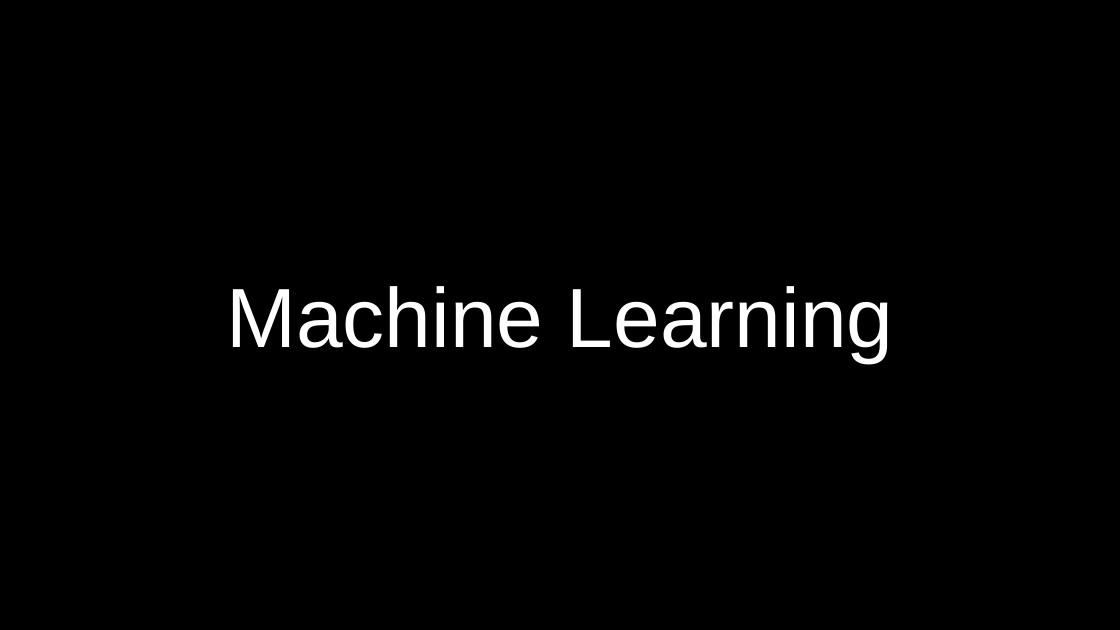
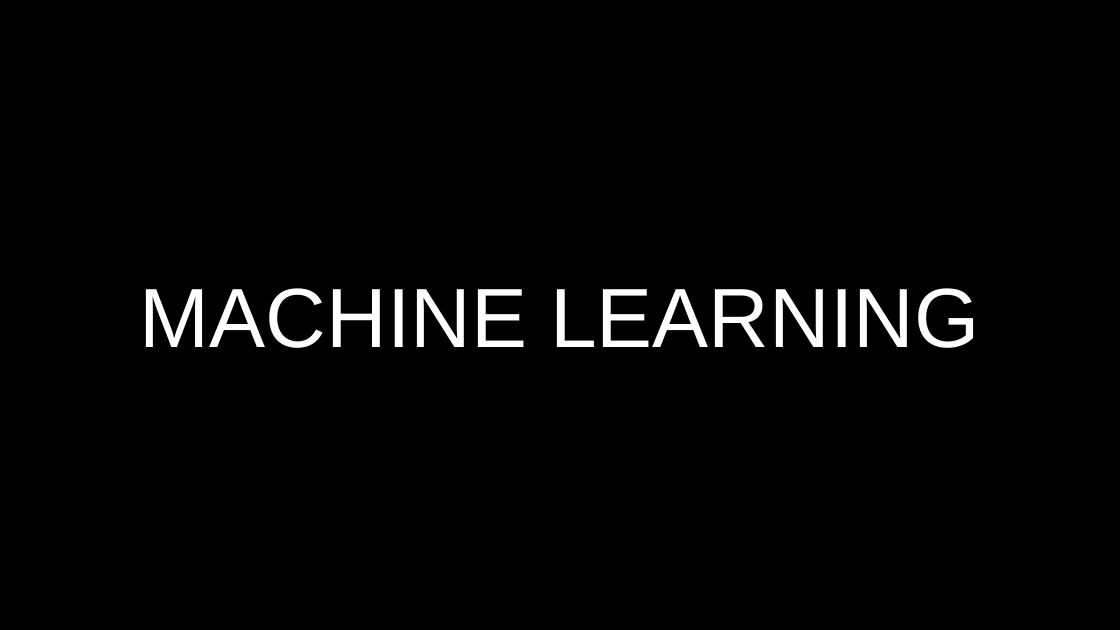
Before and after one commit to marcusRB/thebridgedsftene21, a slide deck: slide 6 of 3-Machine Learning/documentos/Recap.pptx. Drawn at 1120x630 pixels with LibreOffice and Linux fonts; fonts in the diff are those of the drawing. Boxes give left, top, right and bottom in pixels: in the first picture for what was removed or moved away, otherwise in the second. Text is boxed around its words. In the diff, an @@ line names an element or a change of style, - is before the commit and + after.

```diff
--- a/3-Machine Learning/documentos/Recap.pptx
+++ b/3-Machine Learning/documentos/Recap.pptx
@@ text at box(140, 288, 979, 348): text changed @@
-Machine Learning
+MACHINE LEARNING
```
Also in this commit, not shown: 3 other slides changed, 2 slides added, 14 other files.
